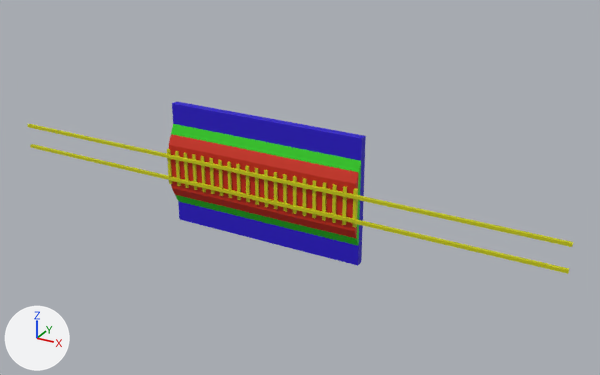
The OBJ model data/railsim/test/modeshape/shape2.obj: old version first, new version second.
Rendered twice from a 50 mm camera at (42.9, -38.9, 20.0) aimed at (20.6, 1.6, -0.2). The axes (+X, +Y, +Z) are drawn at lower left. The lights are the same throughout. Where no turn or scale is listed for an object, it has been applied to the vertices. Vertices at the same position are counted once.

Names of what the first picture shows: 'shape2'.
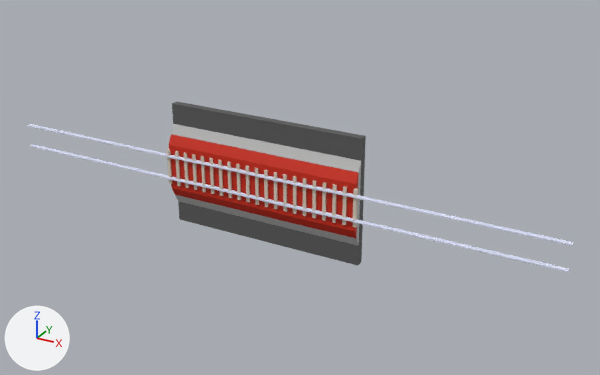
The change, as JSON lines over the scene's bpy script:
```json
{"op": "set", "path": "mat_green.base_color", "old": "(0.0166, 0.592, 0.0)", "new": "(0.5, 0.5, 0.5)", "note": "green #23ca00 -> grey #bcbcbc"}
{"op": "set", "path": "mat_blue.base_color", "old": "(0.0166, 0.0, 0.592)", "new": "(0.1, 0.1, 0.1)", "note": "blue #2300ca -> dark grey #595959"}
{"op": "add", "block": "mat_sleepers", "code": ["mat_sleepers = principled_material('sleepers')", "mat_sleepers.base_color = (0.7, 0.6, 0.5)  # light grey #dacbbc", "mat_sleepers.roughness = 1.0"]}
{"op": "add", "block": "mat_rails", "code": ["mat_rails = principled_material('rails')", "mat_rails.base_color = (0.7, 0.73, 0.9)  # white #dadef3", "mat_rails.roughness = 1.0"]}
{"block": "me_shape2", "where": "# used by ob_shape2; location = (0.0, 0.0, 0.0)"}
{"op": "remove", "block": "me_shape2", "code": "me_shape2.from_pydata(...)  # 6122 vertices, 6417 faces; spans x 0.0..37.0, y -0.1..1.2, z -4.0..4.0"}
{"op": "add", "block": "me_shape2", "code": "me_shape2.from_pydata(...)  # 6662 vertices, 6831 faces; spans x 0.0..37.0, y -0.1..1.2, z -4.0..4.0"}
{"block": "me_shape2", "change": "me_shape2 part 1: 114 vertices moved within x 0.0..37.0, y -0.1..0.1, z -0.8..0.8; 90 vertices removed from x 0.0..37.0, y -0.1, z -0.9..0.9; 630 vertices added at x 0.0..37.0, y -0.1..0.1, z -0.8..0.8"}
{"block": "me_shape2", "change": "me_shape2 part 2: 1471 faces spanning x 11.9..25.1, y 0.0..0.2, z -1.2..1.2 switch from mat_yellow (yellow #caca00) to mat_sleepers (light grey #dacbbc)"}
{"op": "add", "block": "me_shape2", "code": "me_shape2.materials.append(mat_rails)  # white #dadef3"}
```

Pixel boxes (x1, y1, x2, y2) of what changed, in the pictures (600 x 375 px):
```json
{"object": "shape2", "change": "recoloured, reshaped", "before": [27, 102, 573, 274], "after": [28, 102, 573, 273]}
{"part": 1, "of": "me_shape2", "change": "built on", "before": [27, 124, 573, 274], "after": [28, 124, 573, 273]}
{"part": 2, "of": "me_shape2", "change": "recoloured", "before": [167, 148, 358, 228], "after": [167, 148, 358, 228], "on screen": "yellow to grey"}
```
